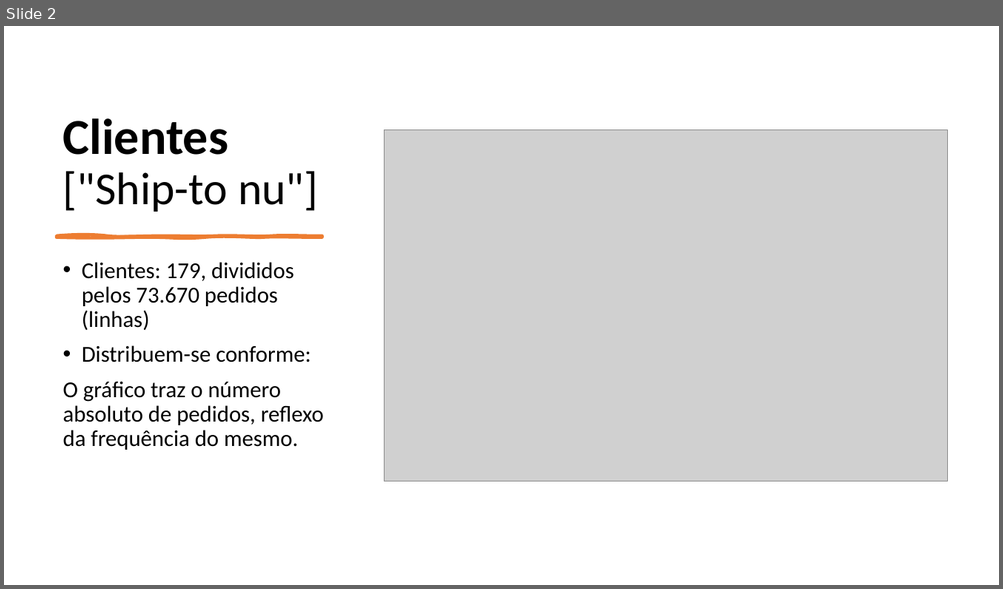
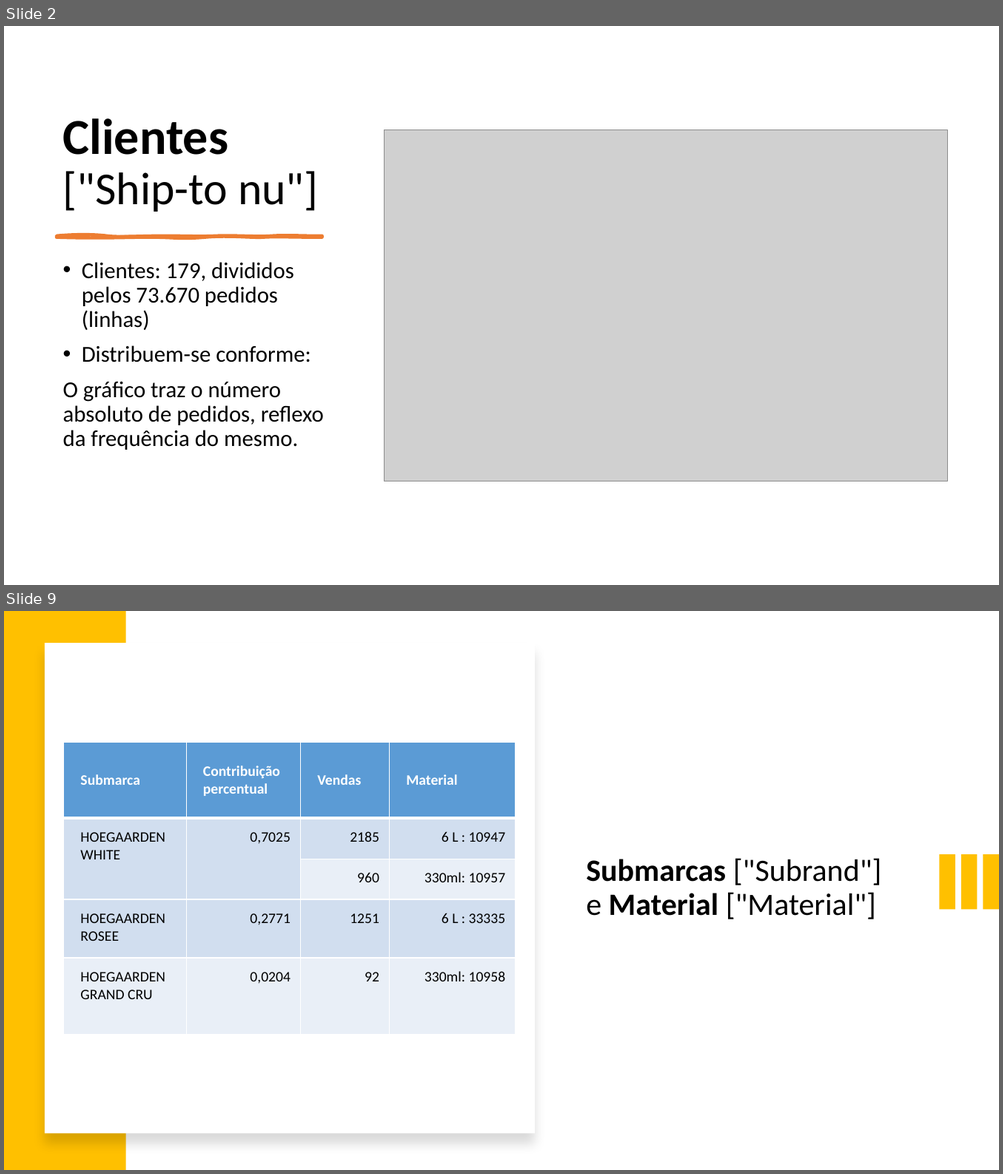
Before and after one commit to brenoccosta/ABIAcademyHack, a slide deck: Apresentação1.pptx. Shown one above the other, each under a label of ours: slide 2 before the commit, slides 2 and 9 after it; the slides between them are not shown. The pictures are 1003x589 and 1003x1174 pixels, drawn with LibreOffice and Linux fonts; fonts in the diff are those of the drawing; grey boxes stand for pictures. Boxes give left, top, right and bottom in pixels: in the first picture for what was removed or moved away, otherwise in the second. Text is boxed around its words. In the diff, an @@ line names an element or a change of style, - is before the commit and + after.

```diff
--- a/Apresentação1.pptx
+++ b/Apresentação1.pptx
@@ slide 9 added at (4,611,999,1170), background #FFFFFF @@
@@ rectangle added at (4,611,125,1170), fill #FFC000 @@
@@ rectangle added at (44,643,535,1134), fill #FFFFFF @@
@@ table added at (64,742,515,1035), 5 rows, 4 columns @@
+Submarca | Contribuição percentual | Vendas | Material
+HOEGAARDEN WHITE | 0,7025 | 2185 | 6 L : 10947
+ |  | 960 | 330ml: 10957
+HOEGAARDEN ROSEE | 0,2771 | 1251 | 6 L : 33335
+HOEGAARDEN GRAND CRU | 0,0204 | 92 | 330ml: 10958
@@ rectangle added at (939,854,955,909), fill #FFC000 @@
@@ rectangle added at (962,854,977,909), fill #FFC000 @@
@@ rectangle added at (983,854,999,909), fill #FFC000 @@
@@ title added at (586,858,882,920), 30 pt, text #000000 @@
+Submarcas ["Subrand"] e Material ["Material"]
```
Also in this commit, not shown: 6 slides changed, 4 other slides added, 2 slides removed, 1 other file.
